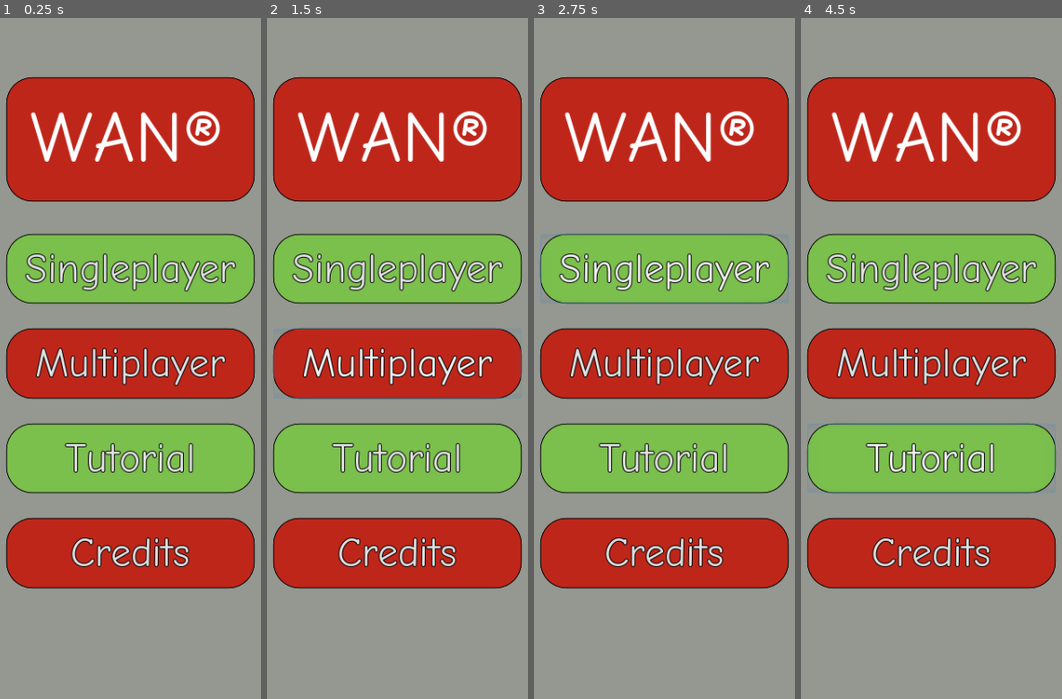
Above: before the commit, frames 1-4 (left to right).
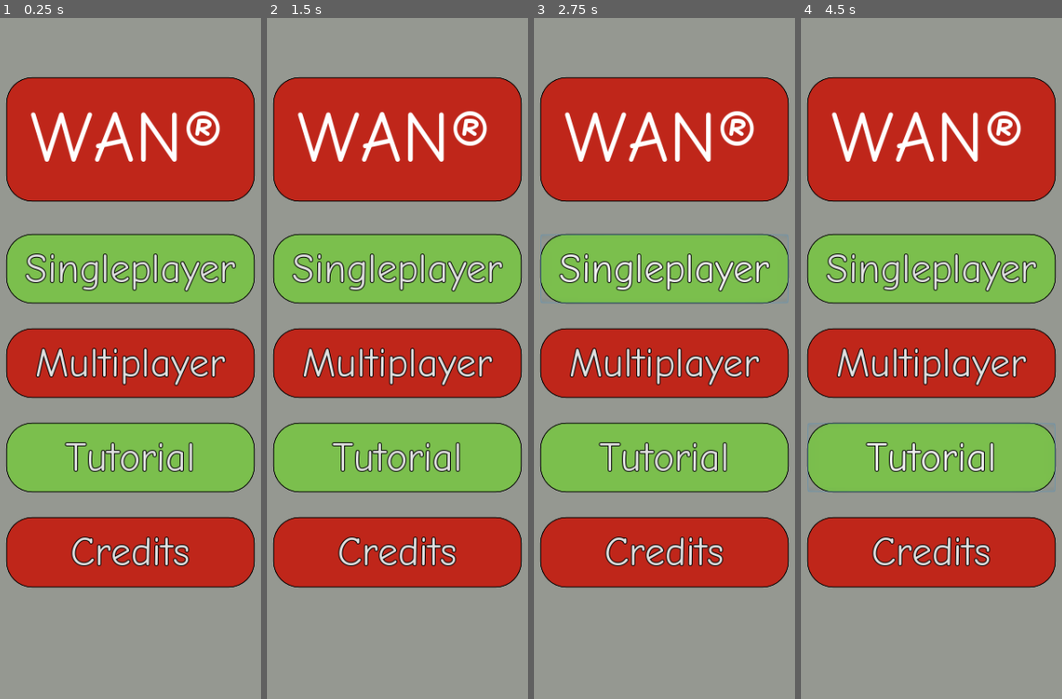
Above: after the commit, the same moments.

Repository: ZomoXYZ/SoftwareEngineering2_Front
Game: Godot game, scene res://Main_Menu.tscn
Two runs of this game, one before a commit and one after it. Both use one fixed random seed, a clock stepped at 60 frames per second and the inputs below.
Inputs (mouse positions are in pixels of both pictures, inside the frame that each line leads up to):
- Up to frame 1 (0.25 s): no input
- Up to frame 2 (1.5 s): click "Multiplayer" at 0.5 s; click (397, 658) at 1.25 s, where only the run after the commit has a clickable "Main Menu"
- Up to frame 3 (2.75 s): click "Singleplayer" at 2 s
- Up to frame 4 (4.5 s): click "Singleplayer" at 2.75 s; click "Singleplayer" at 3.5 s; click "Tutorial" at 4.25 s

The runs differ from the first frame. In frame 1, 3.0% of the frame differs, in the area x 2-98%, y 52-84%; in frame 2, 3.2%, in the area x 2-98%, y 45-84%; in frame 3, 3.0%; in frame 4, 3.0%.

Commit message:
Added a Screen Transition from Main Menu to Lobby List
Used some weird animation thingy

Diff:
--- a/Main_Menu.gd
+++ b/Main_Menu.gd
@@ -1,5 +1,4 @@
-extends Control
-
+extends Node
 
 # Declare member variables here. Examples:
 # var a = 2
@@ -21,6 +20,8 @@
 
 #Goes to lobby list
 func _on_Multiplayer_pressed():
+	$AnimationPlayer.play("Screen_Transition2")
+	yield($AnimationPlayer, "animation_finished")
 	get_tree().change_scene("res://Lobby_List.tscn")
 
 
--- a/Main_Menu.tscn
+++ b/Main_Menu.tscn
@@ -7,13 +7,112 @@
 [ext_resource path="res://assets/styles/button_green.tres" type="StyleBox" id=5]
 [ext_resource path="res://assets/styles/background.tres" type="StyleBox" id=6]
 
+[sub_resource type="DynamicFont" id=3]
+size = 86
+font_data = ExtResource( 1 )
+
 [sub_resource type="CapsuleShape2D" id=4]
 radius = 73.9995
 height = 150.001
 
-[sub_resource type="DynamicFont" id=3]
-size = 86
-font_data = ExtResource( 1 )
+[sub_resource type="Animation" id=5]
+length = 0.001
+tracks/0/type = "value"
+tracks/0/path = NodePath("Background/ButtonContainer:rect_position")
+tracks/0/interp = 1
+tracks/0/loop_wrap = true
+tracks/0/imported = false
+tracks/0/enabled = true
+tracks/0/keys = {
+"times": PoolRealArray( 0 ),
+"transitions": PoolRealArray( 1 ),
+"update": 0,
+"values": [ Vector2( 93, 279 ) ]
+}
+tracks/1/type = "value"
+tracks/1/path = NodePath("Logo/LogoBackground:visible")
+tracks/1/interp = 1
+tracks/1/loop_wrap = true
+tracks/1/imported = false
+tracks/1/enabled = true
+tracks/1/keys = {
+"times": PoolRealArray( 0 ),
+"transitions": PoolRealArray( 1 ),
+"update": 0,
+"values": [ true ]
+}
+tracks/2/type = "bezier"
+tracks/2/path = NodePath("Background/ButtonContainer:rect_position:x")
+tracks/2/interp = 1
+tracks/2/loop_wrap = true
+tracks/2/imported = false
+tracks/2/enabled = true
+tracks/2/keys = {
+"points": PoolRealArray( 93, -0.25, 0, 0.25, 0 ),
+"times": PoolRealArray( 0 )
+}
+tracks/3/type = "bezier"
+tracks/3/path = NodePath("Background/ButtonContainer:rect_position:y")
+tracks/3/interp = 1
+tracks/3/loop_wrap = true
+tracks/3/imported = false
+tracks/3/enabled = true
+tracks/3/keys = {
+"points": PoolRealArray( 279, -0.25, 0, 0.25, 0 ),
+"times": PoolRealArray( 0 )
+}
+
+[sub_resource type="Animation" id=6]
+resource_name = "Screen_Transition"
+length = 0.5
+tracks/0/type = "value"
+tracks/0/path = NodePath("Background/ButtonContainer:rect_position")
+tracks/0/interp = 2
+tracks/0/loop_wrap = true
+tracks/0/imported = false
+tracks/0/enabled = true
+tracks/0/keys = {
+"times": PoolRealArray( 0, 0.2, 0.5, 0.6, 1.1 ),
+"transitions": PoolRealArray( 1, 1, 1, 1, 1 ),
+"update": 0,
+"values": [ Vector2( 93, 279 ), Vector2( 95, 251 ), Vector2( 93, 865 ), Vector2( 95, 1081 ), Vector2( 94, 354 ) ]
+}
+tracks/1/type = "value"
+tracks/1/path = NodePath("Logo/LogoBackground:visible")
+tracks/1/interp = 1
+tracks/1/loop_wrap = true
+tracks/1/imported = false
+tracks/1/enabled = true
+tracks/1/keys = {
+"times": PoolRealArray( 0, 0.1, 0.7 ),
+"transitions": PoolRealArray( 1, 1, 1 ),
+"update": 1,
+"values": [ true, false, false ]
+}
+
+[sub_resource type="Animation" id=7]
+resource_name = "Screen_Transition2"
+length = 0.4
+tracks/0/type = "bezier"
+tracks/0/path = NodePath("Background/ButtonContainer:rect_position:x")
+tracks/0/interp = 1
+tracks/0/loop_wrap = true
+tracks/0/imported = false
+tracks/0/enabled = true
+tracks/0/keys = {
+"points": PoolRealArray( 93, -0.25, 0, 0.25, 0 ),
+"times": PoolRealArray( 0 )
+}
+tracks/1/type = "bezier"
+tracks/1/path = NodePath("Background/ButtonContainer:rect_position:y")
+tracks/1/interp = 1
+tracks/1/loop_wrap = true
+tracks/1/imported = false
+tracks/1/enabled = true
+tracks/1/keys = {
+"points": PoolRealArray( 279, -0.25, 0, 0.211899, -237.386, 925, -0.2, -361.253, 0.25, 0 ),
+"times": PoolRealArray( 0, 0.4 )
+}
 
 [node name="MainMenu" type="Node"]
 script = ExtResource( 2 )
@@ -31,7 +130,7 @@
 margin_left = -147.0
 margin_top = -147.5
 margin_right = 148.0
-margin_bottom = 272.5
+margin_bottom = 272.498
 custom_constants/separation = 30
 
 [node name="Singleplayer" type="Button" parent="Background/ButtonContainer"]
@@ -48,7 +147,7 @@
 [node name="Multiplayer" type="Button" parent="Background/ButtonContainer"]
 margin_top = 112.0
 margin_right = 295.0
-margin_bottom = 195.0
+margin_bottom = 194.0
 size_flags_vertical = 3
 custom_fonts/font = ExtResource( 3 )
 custom_styles/hover = ExtResource( 4 )
@@ -58,9 +157,9 @@
 text = "Multiplayer"
 
 [node name="Tutorial" type="Button" parent="Background/ButtonContainer"]
-margin_top = 225.0
-margin_right = 295.0
-margin_bottom = 307.0
+margin_top = 224.0
+margin_right = 295.0
+margin_bottom = 306.0
 size_flags_vertical = 3
 custom_fonts/font = ExtResource( 3 )
 custom_styles/hover = ExtResource( 5 )
@@ -70,9 +169,9 @@
 text = "Tutorial"
 
 [node name="Credits" type="Button" parent="Background/ButtonContainer"]
-margin_top = 337.0
-margin_right = 295.0
-margin_bottom = 420.0
+margin_top = 336.0
+margin_right = 295.0
+margin_bottom = 419.0
 size_flags_vertical = 3
 custom_fonts/font = ExtResource( 3 )
 custom_styles/hover = ExtResource( 4 )
@@ -98,25 +197,30 @@
 margin_bottom = 75.0
 custom_styles/panel = ExtResource( 4 )
 
+[node name="LogoLabel" type="Label" parent="Logo/LogoBackground"]
+anchor_left = 0.5
+anchor_top = 0.5
+anchor_right = 0.5
+anchor_bottom = 0.5
+margin_left = -119.5
+margin_top = -51.5
+margin_right = 110.5
+margin_bottom = 48.5
+custom_fonts/font = SubResource( 3 )
+text = "WAN®"
+align = 1
+
 [node name="LogoCollisions" type="CollisionShape2D" parent="Logo"]
 position = Vector2( 3.99998, 0.999985 )
 rotation = 1.5708
 shape = SubResource( 4 )
 
-[node name="LogoLabel" type="Label" parent="Logo"]
-anchor_left = 0.5
-anchor_top = 0.5
-anchor_right = 0.5
-anchor_bottom = 0.5
-margin_left = -115.0
-margin_top = -50.0
-margin_right = 115.0
-margin_bottom = 50.0
-custom_fonts/font = SubResource( 3 )
-text = "WAN®"
-align = 1
-
 [node name="EffectTimer" type="Timer" parent="."]
+
+[node name="AnimationPlayer" type="AnimationPlayer" parent="."]
+anims/RESET = SubResource( 5 )
+anims/Screen_Transition = SubResource( 6 )
+anims/Screen_Transition2 = SubResource( 7 )
 
 [connection signal="pressed" from="Background/ButtonContainer/Singleplayer" to="." method="_on_Singleplayer_pressed"]
 [connection signal="pressed" from="Background/ButtonContainer/Multiplayer" to="." method="_on_Multiplayer_pressed"]
Not shown: 1 places in Main_Menu.tscn that only renumber resources
